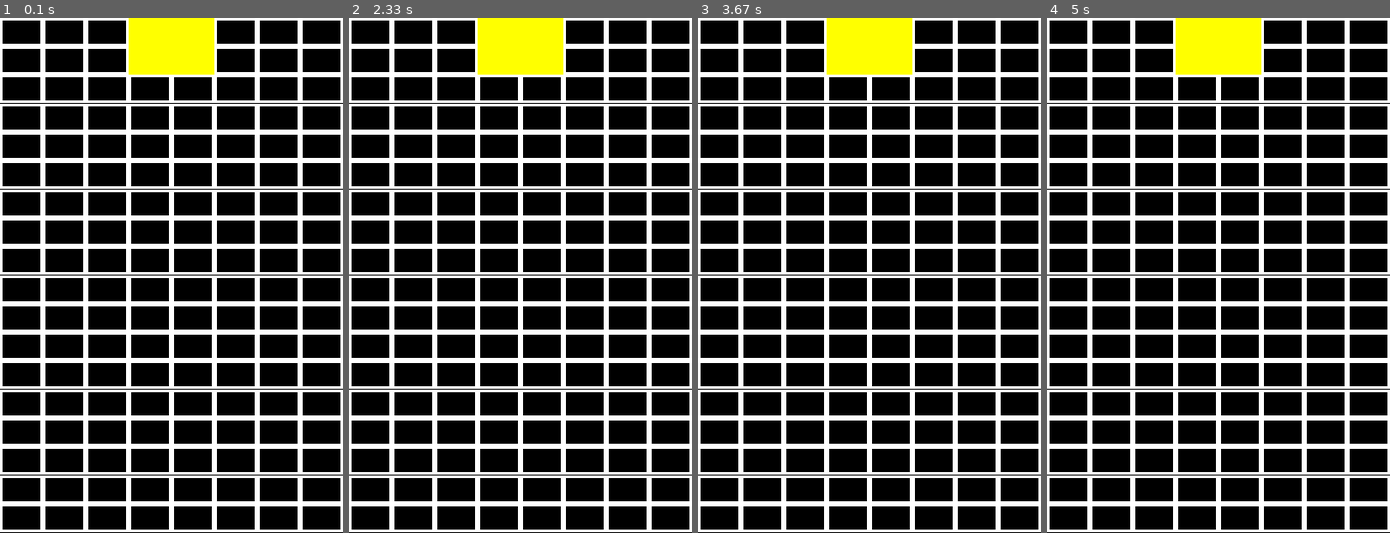
Above: before the commit, frames 1-4 (left to right).
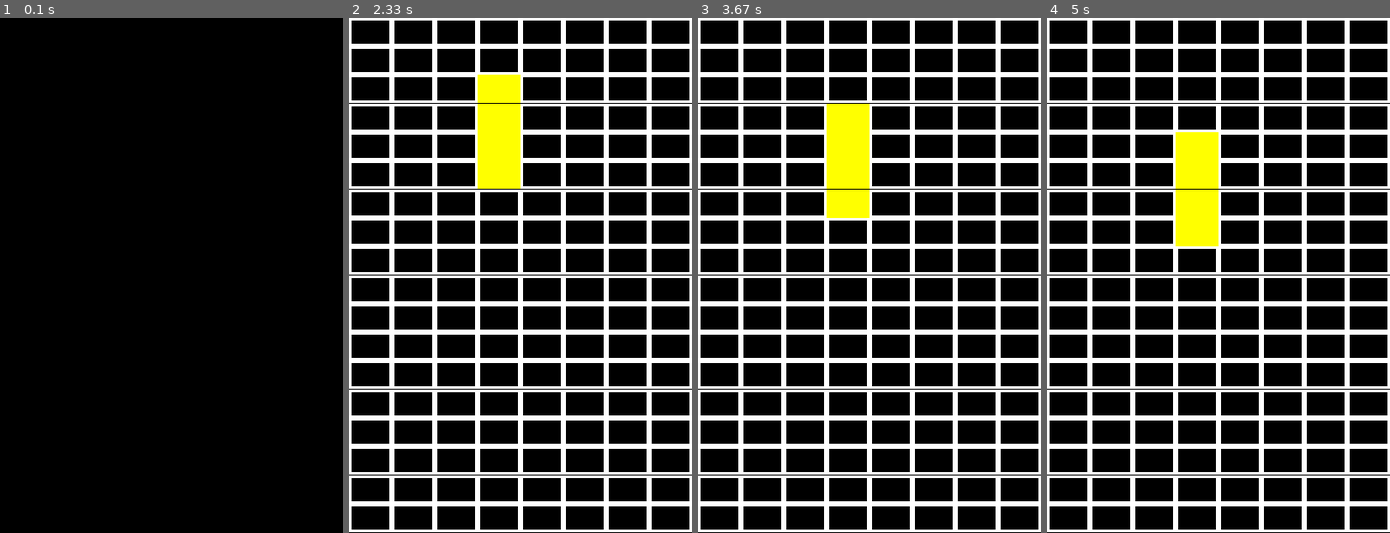
Above: after the commit, the same moments.

Repository: cadgo/python
Game: pygame game, started from pygame/cdte3.py
The game is run twice, just before and just after one commit, with the same random seed, the same clock (stepped at 60 frames per second) and the same inputs.
Inputs:
- Up to frame 1 (0.1 s): no input
- Up to frame 2 (2.33 s): no input
- Up to frame 3 (3.67 s): no input
- Up to frame 4 (5 s): no input

The runs differ from the first frame. In frame 1, 30% of the frame differs, in the area x 0-100%, y 0-100%; in frame 2, 5.5%; in frame 3, 5.5%; in frame 4, 5.5%.

Commit message:
Update cdte3.py
falling working

Diff:
--- a/pygame/cdte3.py
+++ b/pygame/cdte3.py
@@ -1,9 +1,11 @@
 import pygame
+from random import randint
 
 global_screen_width = 400
 global_screen_heigth = 600
 TetrisWidht = 8
 TetrisHeight = 18
+FigureFalling = False
 
 class TetrisGrid():
 
@@ -17,17 +19,57 @@
     def ResetGrid(self, fill):
         self.grid = [[fill for x in range(self.Matrix_Hiegth)] for y in range(self.Matrix_Hiegth)]
 
-    def RequestFigure(self, xx, yy):
+    def UpdateFigure(self, movement = 'Down'):
+        global FigureFalling
+        newposition = []
+        cc=None
+        #value = self.CFigure.CurrPosition[self.CFigure.FiGLength-1][0]
+        value=self.CFigure.CurrPosition[-1][0]
+        print("Value ", value)
+        print("Current ", self.CFigure.CurrPosition)
+        if movement == 'Down':
+            if value < self.Matrix_Hiegth-1:
+                for ex in range(len(self.CFigure.CurrPosition)):
+                    #print("ex", ex, "figure", self.CFigure.CurrPosition)
+                    self.grid[self.CFigure.CurrPosition[ex][0]][self.CFigure.CurrPosition[ex][1]] = 0
+                    #Una vez que se borra la figura anterior se usa current position mas 1 para actualizar la figura
+                for ex in range(len(self.CFigure.CurrPosition)):
+                    if self.grid[self.CFigure.CurrPosition[ex][0]+1][self.CFigure.CurrPosition[ex][1]] != 1:
+                        newposition.append([self.CFigure.CurrPosition[ex][0]+1,self.CFigure.CurrPosition[ex][1]])
+                    else:   cc = 1
+                if cc != 1:
+                    self.CFigure.CurrPosition = newposition
+                else:
+                    FigureFalling = False
+                for ex in range(len(self.CFigure.CurrPosition)):
+                    self.grid[self.CFigure.CurrPosition[ex][0]][self.CFigure.CurrPosition[ex][1]] = 1
+                #print("New Position", newposition)
+            else:
+                print("Deja de Caer")
+                FigureFalling = False
+
+    def __FigChooser(self):
+        cf = {0: Square(), 1: ZBar(), 2: Bar(), 3: LBar()}
+        return cf[randint(0,len(cf)-1)]
+
+
+    def StartFigure(self):
         """Pedir una figura de forma aleatoria"""
-        self.CFigure = Square()
-        x = xx
-        y = yy-1
+        self.CFigure = self.__FigChooser()
+        x = 0
+        y = int(TetrisWidht/2)-1
+        self.CFigure.CurrPosition = []
         for a in range(self.CFigure.FiGLength):
             for b in range(len(self.CFigure.MFigure[a])):
-                print(self.CFigure.MFigure[a][b])
                 if self.CFigure.MFigure[a][b] == 1:
-                    self.grid[a+x][b+y] = 1
-
+                    if self.grid[a+x][b+y] != 1:
+                        self.grid[a+x][b+y] = 1
+                        self.CFigure.CurrPosition.append([a+x, b+y])
+                    else:
+                        print("Game Over")
+                        pygame.time.delay(3000)
+                        pygame.quit()
+                    #print(self.CFigure.CurrPosition)
 
     def UpdateFigureGrid(self, update_matrix):
         for ex in range(len(update_matrix)):
@@ -57,7 +99,7 @@
 
 class Figure():
     FigureName = None
-
+    CurrPosition = []
     def __init__(self):
         self.MFigure = [] #Una matriz bidemensional con la figura
         self.FiGLength = len(self.MFigure)
@@ -88,21 +130,44 @@
                         [0,1]]
         self.FiGLength = len(self.MFigure)
 
+class Bar(Figure):
+    FigureName = "bar"
+
+    def __init__(self):
+        self.MFigure = [[1],
+                        [1],
+                        [1],
+                        [1]]
+        self.FiGLength = len(self.MFigure)
+
+class LBar(Figure):
+    FigureName = "Lbar"
+
+    def __init__(self):
+        self.MFigure = [[1],
+                        [1],
+                        [1],
+                        [1,1]]
+        self.FiGLength = len(self.MFigure)
 
 if __name__ == '__main__':
     pygame.init()
     win = pygame.display.set_mode((global_screen_width, global_screen_heigth))
     Grid = TetrisGrid(win,TetrisWidht, TetrisHeight)
     GameRuning = True
-    FigureFalling = False
+
     while(GameRuning):
         win.fill((0, 0, 0))
         for event in pygame.event.get():
             if event.type == pygame.QUIT:
                 GameRuning = False
         if FigureFalling == False:
-            Grid.RequestFigure(0,int(TetrisWidht/2))
+            Grid.StartFigure()
             FigureFalling = True
+        elif FigureFalling == True:
+            #La figura cae hay que moverla a abajo
+            pygame.time.delay(1000)
+            Grid.UpdateFigure()
         Grid.UpdateGrid(global_screen_width, global_screen_heigth)
         pygame.display.update()
 
